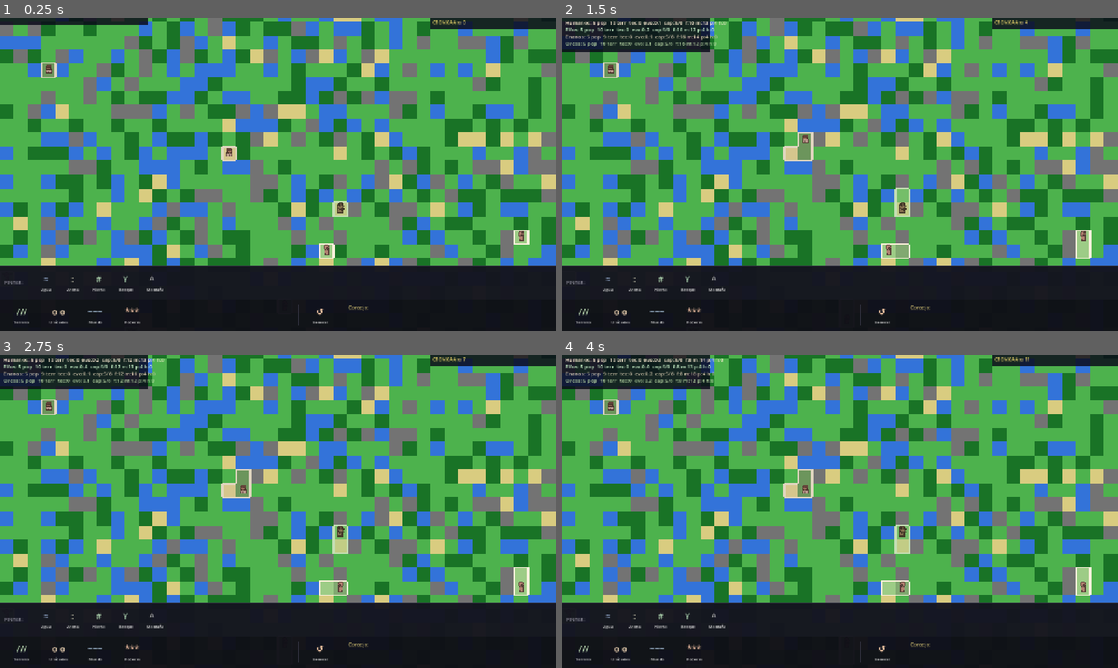
Above: before the commit, frames 1-4 (two rows, left to right).
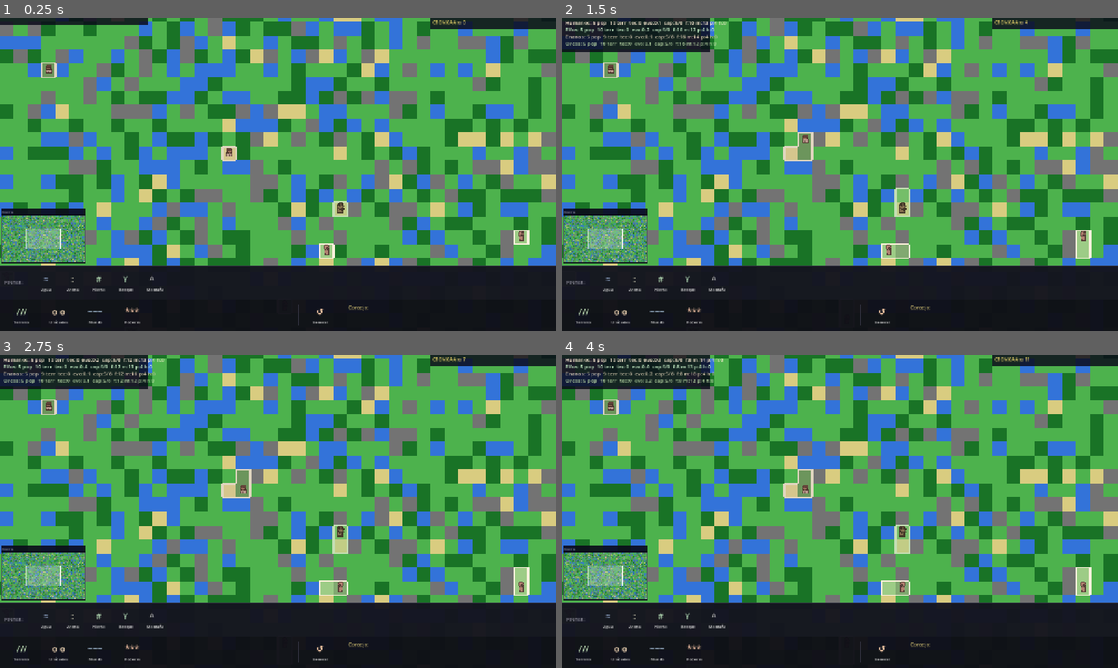
Above: after the commit, the same moments.

Repository: scastorina/civilizatio
Game: Godot game, scene res://scenes/Main.tscn
The game is run twice, just before and just after one commit, with the same random seed, the same clock (stepped at 60 frames per second) and the same inputs.
Inputs:
- Up to frame 1 (0.25 s): no input
- Up to frame 2 (1.5 s): click "≈" at 0.5 s; click ":" at 1.25 s
- Up to frame 3 (2.75 s): click "#" at 2 s
- Up to frame 4 (4 s): click "Y" at 2.75 s; click "^" at 3.5 s

The runs differ from the first frame. In frame 1, 2.4% of the frame differs, in the area x 0-16%, y 60-79%; in frame 2, 2.4%; in frame 3, 2.4%; in frame 4, 2.4%.

Commit message:
Add minimap, cache clusters, remove dead code
- GameHUD: minimap panel (bottom-left, above toolbar) renders world
  biomes + species territory + fire overlay + structure brightness;
  a white rectangle shows the current camera viewport
- Main: settlement and territory clusters now cached once per tick
  instead of recalculated every draw frame
- Main: removed dead _update_trade, _power_*, _tick_fire,
  _tick_plague, _advance_effects functions (superseded by WorldEffects)

Co-Authored-By: Claude Sonnet 4.6 <noreply@anthropic.com>

Diff:
--- a/scripts/GameHUD.gd
+++ b/scripts/GameHUD.gd
@@ -10,6 +10,12 @@
 var world_year := 0
 var advisory_text := ""
 var advisory_waiting := false
+
+var _minimap_tex: ImageTexture = null
+var _minimap_w := 0
+var _minimap_h := 0
+# Viewport rectangle on the minimap (in minimap-pixel coords), set each frame
+var _minimap_cam_rect := Rect2()
 
 func refresh(
 		p_stats: Array[String], p_stats_c: Array[Color],
@@ -29,10 +35,25 @@
 	advisory_waiting = p_waiting
 	queue_redraw()
 
+func update_minimap(pixels: PackedByteArray, w: int, h: int) -> void:
+	_minimap_w = w
+	_minimap_h = h
+	var img := Image.create_from_data(w, h, false, Image.FORMAT_RGB8, pixels)
+	if _minimap_tex == null:
+		_minimap_tex = ImageTexture.create_from_image(img)
+	else:
+		_minimap_tex.update(img)
+	queue_redraw()
+
+func update_minimap_camera(cam_rect: Rect2) -> void:
+	_minimap_cam_rect = cam_rect
+	queue_redraw()
+
 func _draw() -> void:
 	var font := ThemeDB.fallback_font
 	var vp := get_viewport_rect().size
 
+	# ── Stats panel (top-left) ──────────────────────────────────────────────────
 	var sw := 340.0
 	var sh := 10.0 + stats_lines.size() * 16.0 + 6.0
 	draw_rect(Rect2(0, 0, sw, sh), Color(0.04, 0.04, 0.10, 0.84))
@@ -42,6 +63,7 @@
 		draw_string(font, Vector2(8, sy), stats_lines[i], HORIZONTAL_ALIGNMENT_LEFT, -1, 12, c)
 		sy += 16.0
 
+	# ── Chronicle panel (top-right) ─────────────────────────────────────────────
 	var cp_w := 280.0
 	var cx0 := vp.x - cp_w - 4.0
 	var vis := mini(chronicle.size(), 18)
@@ -63,14 +85,42 @@
 		draw_string(font, Vector2(cx0, ay + 24.0), advisory_text, HORIZONTAL_ALIGNMENT_LEFT, int(cp_w), 9, Color(0.92, 0.92, 0.88))
 		cp_h += ah + 4.0
 
-	if hero_lines.is_empty():
+	if not hero_lines.is_empty():
+		var hy := cp_h + 4.0
+		var hp_h := 18.0 + hero_lines.size() * 13.0 + 4.0
+		draw_rect(Rect2(cx0 - 4, hy, cp_w + 8, hp_h), Color(0.08, 0.06, 0.02, 0.86))
+		draw_string(font, Vector2(cx0, hy + 13), "HEROES VIVOS", HORIZONTAL_ALIGNMENT_LEFT, -1, 10, Color(1.0, 0.85, 0.20))
+		var hcy := hy + 26.0
+		for i in hero_lines.size():
+			var hc := hero_colors[i] if i < hero_colors.size() else Color(1.0, 0.85, 0.20)
+			draw_string(font, Vector2(cx0, hcy), hero_lines[i], HORIZONTAL_ALIGNMENT_LEFT, int(cp_w), 9, hc.lightened(0.3))
+			hcy += 13.0
+
+	# ── Minimap (bottom-left, above toolbar) ────────────────────────────────────
+	if _minimap_tex == null or _minimap_w == 0:
 		return
-	var hy := cp_h + 4.0
-	var hp_h := 18.0 + hero_lines.size() * 13.0 + 4.0
-	draw_rect(Rect2(cx0 - 4, hy, cp_w + 8, hp_h), Color(0.08, 0.06, 0.02, 0.86))
-	draw_string(font, Vector2(cx0, hy + 13), "HEROES VIVOS", HORIZONTAL_ALIGNMENT_LEFT, -1, 10, Color(1.0, 0.85, 0.20))
-	var hcy := hy + 26.0
-	for i in hero_lines.size():
-		var hc := hero_colors[i] if i < hero_colors.size() else Color(1.0, 0.85, 0.20)
-		draw_string(font, Vector2(cx0, hcy), hero_lines[i], HORIZONTAL_ALIGNMENT_LEFT, int(cp_w), 9, hc.lightened(0.3))
-		hcy += 13.0
+
+	const TOOLBAR_H := 152.0   # BAR_H(72) + PANEL_H(78) + 2px gap
+	const MM_SCALE  := 2.0     # pixels per world tile
+	var mm_w := float(_minimap_w) * MM_SCALE
+	var mm_h := float(_minimap_h) * MM_SCALE
+	var mm_x := 4.0
+	var mm_y := vp.y - TOOLBAR_H - mm_h - 6.0
+
+	# Background + border
+	draw_rect(Rect2(mm_x - 2, mm_y - 14, mm_w + 4, 14), Color(0.04, 0.04, 0.10, 0.90))
+	draw_string(font, Vector2(mm_x, mm_y - 4), "MAPA", HORIZONTAL_ALIGNMENT_LEFT, -1, 9, Color(0.50, 0.50, 0.56))
+	draw_rect(Rect2(mm_x - 2, mm_y - 2, mm_w + 4, mm_h + 4), Color(0.04, 0.04, 0.10, 0.90))
+	draw_texture_rect(_minimap_tex, Rect2(mm_x, mm_y, mm_w, mm_h), false)
+	draw_rect(Rect2(mm_x, mm_y, mm_w, mm_h), Color(0.30, 0.30, 0.38), false, 1.0)
+
+	# Camera viewport indicator
+	if _minimap_cam_rect.size.x > 0:
+		var scaled_rect := Rect2(
+			mm_x + _minimap_cam_rect.position.x * MM_SCALE,
+			mm_y + _minimap_cam_rect.position.y * MM_SCALE,
+			_minimap_cam_rect.size.x * MM_SCALE,
+			_minimap_cam_rect.size.y * MM_SCALE,
+		)
+		draw_rect(scaled_rect, Color(1.0, 1.0, 1.0, 0.22))
+		draw_rect(scaled_rect, Color(1.0, 1.0, 1.0, 0.80), false, 1.0)
--- a/scripts/Main.gd
+++ b/scripts/Main.gd
@@ -60,6 +60,8 @@
 var _war_pairs: Dictionary = {}
 var _alliance_pairs: Dictionary = {}
 var _battle_markers: Array[Dictionary] = []
+var _settlement_cluster_cache: Array = []
+var _territory_cluster_cache: Array = []
 
 const GameHUDScript = preload("res://scripts/GameHUD.gd")
 const WorldEffectsScript = preload("res://scripts/WorldEffects.gd")
@@ -132,6 +134,9 @@
 	elif not _trade_routes.is_empty() or world_effects.has_active_visuals() or not _battle_markers.is_empty():
 		queue_redraw()
 
+	# Keep minimap camera indicator up to date every frame
+	_update_minimap_cam_rect()
+
 func _unhandled_input(event: InputEvent) -> void:
 	if event is InputEventKey and event.pressed and not event.echo:
 		if ui != null and ui.is_reply_input_focused():
@@ -189,6 +194,7 @@
 			if (biome == "water" or biome == "mountain") and _has_human_in_cell(cell):
 				return
 			world_grid.set_biome(cell, biome)
+			_build_and_push_minimap()
 			queue_redraw()
 		"entities":
 			if world_grid.is_walkable(cell) and not _has_human_in_cell(cell):
@@ -222,7 +228,10 @@
 	world_year = 0
 	world_grid.generate(MAP_PRESETS[current_map_idx])
 	_spawn_initial_humans()
+	_settlement_cluster_cache = _find_settlement_clusters()
+	_territory_cluster_cache  = _find_territory_clusters()
 	ui.set_chronicle_prompt("", false)
+	_build_and_push_minimap()
 	queue_redraw()
 
 func _spawn_initial_humans() -> void:
@@ -1136,64 +1145,6 @@
 				_alliance_pairs.erase(key)
 				_log_event("Año %d: La alianza entre %s y %s se disuelve" % [world_year, a, b], a)
 
-func _update_trade() -> void:
-	var towns: Dictionary = {}
-	for y in range(world_grid.height):
-		for x in range(world_grid.width):
-			var cell := Vector2i(x, y)
-			if world_grid.get_structure(cell) == "town":
-				var owner := world_grid.get_owner(cell)
-				if owner != "":
-					if not towns.has(owner):
-						towns[owner] = []
-					(towns[owner] as Array).append(cell)
-
-	var new_routes: Array[Dictionary] = []
-	for species: String in towns.keys():
-		var sp_towns: Array = towns[species]
-		for i in sp_towns.size():
-			var best_dist := 999999.0
-			var best_j := -1
-			for j in sp_towns.size():
-				if j == i:
-					continue
-				var dist := (sp_towns[i] as Vector2i).distance_to(sp_towns[j] as Vector2i)
-				if dist < best_dist and dist < 35.0:
-					best_dist = dist
-					best_j = j
-			if best_j < 0:
-				continue
-			var a: Vector2i = sp_towns[i] as Vector2i
-			var b: Vector2i = sp_towns[best_j] as Vector2i
-			var already := false
-			for r: Dictionary in new_routes:
-				if (r["from"] == a and r["to"] == b) or (r["from"] == b and r["to"] == a):
-					already = true
-					break
-			if not already:
-				new_routes.append({"from": a, "to": b, "species": species})
-
-	for r: Dictionary in new_routes:
-		var existed := false
-		for old: Dictionary in _trade_routes:
-			if (old["from"] == r["from"] and old["to"] == r["to"]) or (old["from"] == r["to"] and old["to"] == r["from"]):
-				existed = true
-				break
-		if not existed:
-			_log_event("Año %d: Los %s abrieron una ruta comercial" % [world_year, r["species"] as String], r["species"] as String)
-
-	_trade_routes = new_routes
-
-	var trade_towns: Dictionary = {}
-	for r: Dictionary in _trade_routes:
-		trade_towns[r["from"] as Vector2i] = true
-		trade_towns[r["to"] as Vector2i] = true
-	for human in humans:
-		for town_cell: Vector2i in trade_towns.keys():
-			if (human.grid_position - town_cell).length() <= 2.0:
-				human.evolution_score += 0.01
-				break
-
 func _update_trade_v2() -> void:
 	var towns: Dictionary = {}
 	var ports := _gather_ports()
@@ -1314,119 +1265,6 @@
 	var power: String = GameUI.POWERS[ui.selected_power]
 	world_effects.apply_power(power, cell, world_grid, humans, world_year, Callable(self, "_log_event"))
 
-func _power_meteor(center: Vector2i) -> void:
-	_effects.append({"type": "impact", "cell": center, "age": 0, "max_age": 20})
-	_log_event("Año %d: ¡Un meteorito cayo del cielo!" % world_year, "")
-	for dy in range(-3, 4):
-		for dx in range(-3, 4):
-			var c := center + Vector2i(dx, dy)
-			if not world_grid.is_in_bounds(c):
-				continue
-			var dist := absf(float(dx)) + absf(float(dy))
-			if dist > 4:
-				continue
-			if world_grid.get_biome(c) != "water":
-				world_grid.set_biome(c, "sand")
-				world_grid.set_owner(c, "")
-			_fire_cells.erase(c)
-	for human in humans.duplicate():
-		if (human.grid_position - center).length() <= 3.5:
-			human.evolution_score = -50.0
-
-func _power_lightning(cell: Vector2i) -> void:
-	_effects.append({"type": "lightning", "cell": cell, "age": 0, "max_age": 8})
-	for human in humans.duplicate():
-		if human.grid_position == cell:
-			human.evolution_score = -50.0
-			return
-	if world_grid.get_structure(cell) != "":
-		world_grid.set_owner(cell, "")
-	elif world_grid.is_walkable(cell):
-		_fire_cells[cell] = 0
-
-func _power_fire(cell: Vector2i) -> void:
-	if world_grid.is_walkable(cell) and world_grid.get_biome(cell) != "sand":
-		_fire_cells[cell] = 0
-
-func _power_plague(center: Vector2i) -> void:
-	_log_event("Año %d: ¡Una plaga se extiende por las tierras!" % world_year, "")
-	for human in humans:
-		if (human.grid_position - center).length() <= 4.0:
-			human.infected = true
-
-func _power_rain(center: Vector2i) -> void:
-	_effects.append({"type": "rain", "cell": center, "age": 0, "max_age": 15})
-	for dy in range(-4, 5):
-		for dx in range(-4, 5):
-			var c := center + Vector2i(dx, dy)
-			_fire_cells.erase(c)
-	for human in humans:
-		if (human.grid_position - center).length() <= 4.0:
-			human.on_fire = false
-			human.evolution_score += 3.0
-
-func _power_blessing(center: Vector2i) -> void:
-	_effects.append({"type": "blessing", "cell": center, "age": 0, "max_age": 18})
-	_log_event("Año %d: Una bendicion divina ilumina la tierra" % world_year, "")
-	for human in humans:
-		if (human.grid_position - center).length() <= 3.0:
-			human.evolution_score += 10.0
-			human.infected = false
-
-func _tick_fire() -> void:
-	var dirs: Array[Vector2i] = [Vector2i(1,0), Vector2i(-1,0), Vector2i(0,1), Vector2i(0,-1)]
-	var new_fires: Array[Vector2i] = []
-	var to_erase: Array[Vector2i] = []
-	for cell: Vector2i in _fire_cells.keys():
-		_fire_cells[cell] = (_fire_cells[cell] as int) + 1
-		for human in humans:
-			if human.grid_position == cell:
-				human.on_fire = true
-		if (_fire_cells[cell] as int) > 40:
-			world_grid.set_owner(cell, "")
-			if world_grid.get_biome(cell) == "forest":
-				world_grid.set_biome(cell, "sand")
-			to_erase.append(cell)
-			continue
-		if rng.randf() < 0.08:
-			var d := dirs[rng.randi_range(0, 3)]
-			var nb := cell + d
-			if world_grid.is_in_bounds(nb) and world_grid.is_walkable(nb) and not _fire_cells.has(nb):
-				var b := world_grid.get_biome(nb)
-				var spread_chance := 0.6 if b == "forest" else (0.3 if b == "grass" else 0.1)
-				if rng.randf() < spread_chance:
-					new_fires.append(nb)
-	for cell in to_erase:
-		_fire_cells.erase(cell)
-	for cell in new_fires:
-		_fire_cells[cell] = 0
-	for human in humans:
-		if not _fire_cells.has(human.grid_position):
-			human.on_fire = false
-
-func _tick_plague() -> void:
-	var infected_positions: Array[Vector2i] = []
-	for human in humans:
-		if human.infected:
-			infected_positions.append(human.grid_position)
-	for human in humans:
-		if human.infected:
-			continue
-		for ipos in infected_positions:
-			if (human.grid_position - ipos).length() <= 1.5:
-				if rng.randf() < 0.04:
-					human.infected = true
-					break
-
-func _advance_effects() -> void:
-	var to_remove: Array[int] = []
-	for i in _effects.size():
-		_effects[i]["age"] = (_effects[i]["age"] as int) + 1
-		if (_effects[i]["age"] as int) >= (_effects[i]["max_age"] as int):
-			to_remove.append(i)
-	for i in range(to_remove.size() - 1, -1, -1):
-		_effects.remove_at(to_remove[i])
-
 func _draw() -> void:
 	for y in range(world_grid.height):
 		for x in range(world_grid.width):
@@ -1474,7 +1312,7 @@
 				"mine": _draw_mine(cx, cy, sc)
 				"dock": _draw_dock(cx, cy, sc)
 
-	for cluster in _find_settlement_clusters():
+	for cluster in _settlement_cluster_cache:
 		_draw_settlement_perimeter(cluster)
 
 	# Territory borders
@@ -1671,7 +1509,7 @@
 			_draw_religion_symbol(rx, ry, dom_rel)
 
 	# Territory labels
-	for cluster in _find_territory_clusters():
+	for cluster in _territory_cluster_cache:
 		var cpos: Vector2 = cluster["center"]
 		var sp: String   = cluster["species"]
 		var seed: String = cluster["seed"]
@@ -2172,6 +2010,13 @@
 	hud.refresh(stats_lines, stats_colors, _chronicle, _chronicle_colors, hero_lines, hero_colors, world_year, advisory_prompt, not _active_advice.is_empty())
 	ui.set_chronicle_prompt(advisory_prompt, not _active_advice.is_empty(), advisory_options)
 
+	# Update cluster caches (expensive operations, amortised once per tick)
+	_settlement_cluster_cache = _find_settlement_clusters()
+	_territory_cluster_cache  = _find_territory_clusters()
+
+	# Minimap pixel data
+	_build_and_push_minimap()
+
 func _has_human_in_cell(cell: Vector2i) -> bool:
 	for human in humans:
 		if human.grid_position == cell:
@@ -2199,3 +2044,41 @@
 		"forest":   return Color(0.10, 0.45, 0.15)
 		"mountain": return Color(0.45, 0.45, 0.45)
 		_:          return Color.WHITE
+
+# ── Minimap ──────────────────────────────────────────────────────────────────
+
+func _build_and_push_minimap() -> void:
+	var mw := WORLD_WIDTH
+	var mh := WORLD_HEIGHT
+	var pixels := PackedByteArray()
+	pixels.resize(mw * mh * 3)
+	var idx := 0
+	for y in range(mh):
+		for x in range(mw):
+			var cell := Vector2i(x, y)
+			var bc := _biome_color(world_grid.get_biome(cell))
+			var owner := world_grid.get_owner(cell)
+			if owner != "":
+				var sc := _species_colors.get(owner, Color.WHITE) as Color
+				bc = bc.lerp(sc, 0.42)
+			if world_effects.fire_cells.has(cell):
+				bc = Color(0.90, 0.38, 0.08)
+			var structure := world_grid.get_structure(cell)
+			if structure == "town":
+				bc = bc.lightened(0.30)
+			elif structure == "village":
+				bc = bc.lightened(0.16)
+			pixels[idx]     = int(bc.r8)
+			pixels[idx + 1] = int(bc.g8)
+			pixels[idx + 2] = int(bc.b8)
+			idx += 3
+	hud.update_minimap(pixels, mw, mh)
+
+func _update_minimap_cam_rect() -> void:
+	if hud == null or camera == null:
+		return
+	var vp := get_viewport_rect().size
+	var half := vp * 0.5 / camera.zoom.x
+	var top_left  := (camera.position - half) / TILE_SIZE
+	var bot_right := (camera.position + half) / TILE_SIZE
+	hud.update_minimap_camera(Rect2(top_left, bot_right - top_left))
